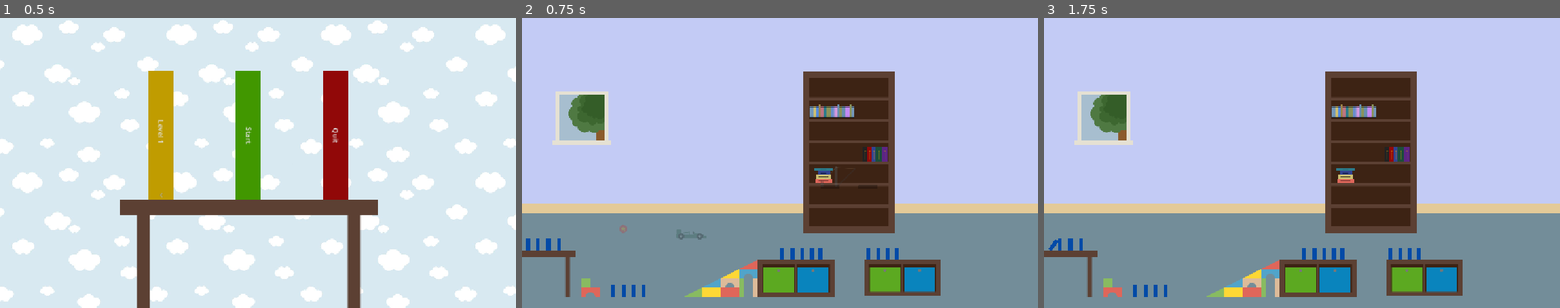
Above: before the commit, frames 1-3 (left to right).
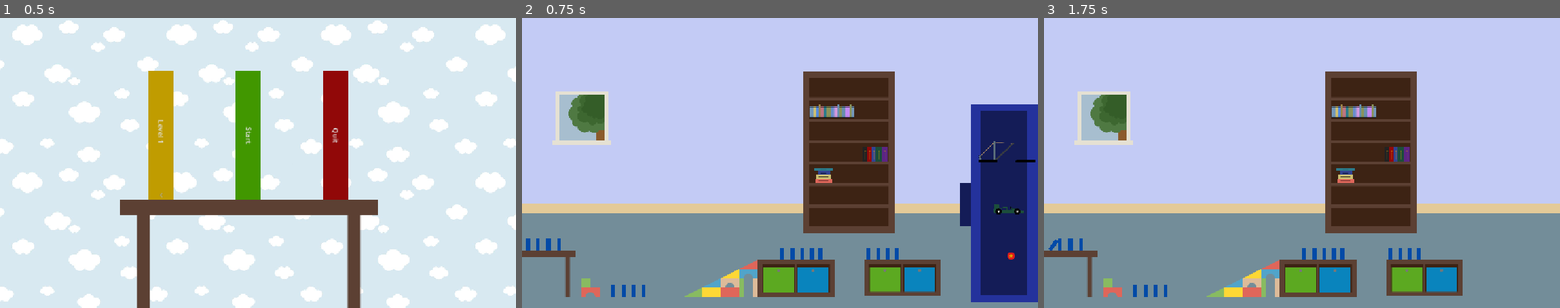
Above: after the commit, the same moments.

Repository: TimTich/toymino
Game: Godot game, scene res://Scripts/title_screen.tscn
The game is run twice, just before and just after one commit, with the same random seed, the same clock (stepped at 60 frames per second) and the same inputs. The engine's default icon, where the game draws it, is replaced by a stand-in: a white triangle on a blue panel in a dark square.
Inputs (mouse positions are in pixels of both pictures, inside the frame that each line leads up to):
- Up to frame 1 (0.5 s): no input
- Up to frame 2 (0.75 s): click "Start" at 0.5 s
- Up to frame 3 (1.75 s): tap Enter at 1.25 s; move the mouse to (1147, 229) at 1.27 s; press the mouse at (1147, 229) at 1.28 s; tap Space (start) at 1.55 s

Frame 1 is identical in both runs. In frame 2, 9.3% of the frame differs, in the area x 18-100%, y 29-98%; in frame 3, nothing differs.

Commit message:
scuffed ahh toolbox idc if all same branch gamejam style

Diff:
--- a/Levels/level1.tscn
+++ b/Levels/level1.tscn
@@ -12,6 +12,7 @@
 [ext_resource type="PackedScene" uid="uid://bj4mnvhospm4u" path="res://scenes/toys/ball/ball.tscn" id="5_pdma0"]
 [ext_resource type="Texture2D" uid="uid://65m2fvponf5p" path="res://Assets/Boek stapel 2.png" id="5_u2cfn"]
 [ext_resource type="PackedScene" uid="uid://bd72ravr51va2" path="res://scenes/toys/car/car.tscn" id="6_1jijn"]
+[ext_resource type="PackedScene" uid="uid://cxwi3y1ed04ae" path="res://scenes/toolbox.tscn" id="7_lr1ra"]
 [ext_resource type="PackedScene" uid="uid://dnra01utspb" path="res://scenes/environment/helling_middel/helling_middel.tscn" id="8_nq5j5"]
 [ext_resource type="PackedScene" uid="uid://ct7rn8x3oy06s" path="res://scenes/toys/hefbrug/hefbrug.tscn" id="8_ts5l0"]
 [ext_resource type="PackedScene" uid="uid://2trykf1six1w" path="res://scenes/environment/dozen/kort/opbergdozen_kort.tscn" id="9_nq5j5"]
@@ -94,6 +95,9 @@
 
 [node name="Objects" type="Node" parent="." unique_id=231676169]
 
+[node name="Toolbox" parent="Objects" unique_id=937079641 instance=ExtResource("7_lr1ra")]
+position = Vector2(1561, 342)
+
 [node name="StaticBody2D" type="StaticBody2D" parent="Objects" unique_id=189274120]
 position = Vector2(-123, 657)
 scale = Vector2(4.88, 1)
@@ -132,7 +136,7 @@
 position = Vector2(223, 616)
 
 [node name="Ball" parent="Objects" unique_id=710849021 instance=ExtResource("5_pdma0")]
-position = Vector2(330, 425)
+position = Vector2(1594, 513)
 can_sleep = false
 freeze = true
 
@@ -149,10 +153,10 @@
 position = Vector2(396, 626)
 
 [node name="Car" parent="Objects" unique_id=1451795916 instance=ExtResource("6_1jijn")]
-position = Vector2(552, 443)
+position = Vector2(1587, 362)
 
 [node name="Hefbrug" parent="Objects" unique_id=387914154 instance=ExtResource("8_ts5l0")]
-position = Vector2(996, 292)
+position = Vector2(1511, 209)
 scale = Vector2(0.5, 0.5)
 
 [node name="HellingMiddel" parent="Objects" unique_id=1422458205 instance=ExtResource("8_nq5j5")]
--- /dev/null
+++ b/scenes/toolbox.gd
@@ -0,0 +1,10 @@
+extends Node2D
+
+func _input(event: InputEvent) -> void:
+	if event.is_action("start"):
+		call_deferred("queue_free")
+
+func _on_toy_checker_area_exited(area: Area2D) -> void:
+	var area_parent = area.get_parent()
+	if area_parent is Toy:
+		area_parent.handle_legality()
--- /dev/null
+++ b/scenes/toolbox.tscn
@@ -0,0 +1,55 @@
+[gd_scene format=3 uid="uid://cxwi3y1ed04ae"]
+
+[ext_resource type="Script" uid="uid://ddd8i4rcoi4jy" path="res://scenes/toolbox.gd" id="1_i4si1"]
+
+[sub_resource type="Gradient" id="Gradient_r7a1c"]
+colors = PackedColorArray(0.078200005, 0.10874338, 0.34, 1, 0.078431375, 0.10980392, 0.34117648, 1)
+
+[sub_resource type="GradientTexture2D" id="GradientTexture2D_sqs0x"]
+gradient = SubResource("Gradient_r7a1c")
+width = 130
+height = 141
+
+[sub_resource type="Gradient" id="Gradient_vy400"]
+colors = PackedColorArray(0.14030002, 0.19509842, 0.61, 1, 0.14117648, 0.19607843, 0.6117647, 1)
+
+[sub_resource type="GradientTexture2D" id="GradientTexture2D_bqc7i"]
+gradient = SubResource("Gradient_vy400")
+width = 266
+height = 647
+
+[sub_resource type="Gradient" id="Gradient_eaymk"]
+colors = PackedColorArray(0.078200005, 0.10874338, 0.34, 1, 0.078431375, 0.10980392, 0.34117648, 1)
+
+[sub_resource type="GradientTexture2D" id="GradientTexture2D_8n8es"]
+gradient = SubResource("Gradient_eaymk")
+width = 150
+height = 600
+
+[sub_resource type="RectangleShape2D" id="RectangleShape2D_1os0n"]
+size = Vector2(267.5, 649.5)
+
+[node name="Toolbox" type="Node2D" unique_id=937079641]
+script = ExtResource("1_i4si1")
+
+[node name="Handle" type="Sprite2D" parent="." unique_id=1008998314]
+position = Vector2(-69, 4)
+texture = SubResource("GradientTexture2D_sqs0x")
+
+[node name="Box" type="Sprite2D" parent="." unique_id=363399291]
+position = Vector2(37, 0.5)
+texture = SubResource("GradientTexture2D_bqc7i")
+
+[node name="Inside" type="Sprite2D" parent="." unique_id=929772396]
+position = Vector2(9, -1.5)
+texture = SubResource("GradientTexture2D_8n8es")
+
+[node name="ToyChecker" type="Area2D" parent="." unique_id=741027350]
+collision_layer = 0
+collision_mask = 2
+
+[node name="CollisionShape2D" type="CollisionShape2D" parent="ToyChecker" unique_id=1271831883]
+position = Vector2(38.25, 0.75)
+shape = SubResource("RectangleShape2D_1os0n")
+
+[connection signal="area_exited" from="ToyChecker" to="." method="_on_toy_checker_area_exited"]
--- a/scenes/toys/ball/ball.tscn
+++ b/scenes/toys/ball/ball.tscn
@@ -22,6 +22,7 @@
 radius = 13.038404
 
 [node name="Ball" type="RigidBody2D" unique_id=710849021 node_paths=PackedStringArray("rigidbody")]
+collision_layer = 3
 collision_mask = 3
 mass = 5.0
 physics_material_override = SubResource("PhysicsMaterial_ovev1")
--- a/scenes/toys/car/car.tscn
+++ b/scenes/toys/car/car.tscn
@@ -101,6 +101,7 @@
 shape = SubResource("RectangleShape2D_8nlcp")
 
 [node name="GrabArea" parent="." unique_id=506054645 node_paths=PackedStringArray("target") instance=ExtResource("4_a78gx")]
+collision_layer = 3
 target = NodePath("..")
 
 [node name="CollisionShape2D" type="CollisionShape2D" parent="GrabArea" unique_id=216259263]
--- a/scenes/toys/car/grab_area.gd
+++ b/scenes/toys/car/grab_area.gd
@@ -5,6 +5,7 @@
 var default_layer: int
 var default_mask: int
 
+var hasbeenGrabbed := false
 var isGrabbing := false
 
 func _ready() -> void:
@@ -20,6 +21,8 @@
 		grab()
 	if event.is_action_released("select"):
 		release()
+		if hasbeenGrabbed:
+			target.handle_legality()
 
 func _physics_process(_delta: float) -> void:
 	if isGrabbing:
@@ -27,6 +30,7 @@
 
 func grab() -> void:
 	isGrabbing = true
+	hasbeenGrabbed = true
 	target.collision_layer = 0
 	target.light_mask = 0
 
--- a/scenes/toys/hefbrug/hefbrug.tscn
+++ b/scenes/toys/hefbrug/hefbrug.tscn
@@ -122,6 +122,7 @@
 disabled = true
 
 [node name="GrabArea" parent="." unique_id=506054645 node_paths=PackedStringArray("target") instance=ExtResource("8_jai2r")]
+collision_layer = 3
 target = NodePath("..")
 
 [node name="CollisionShape2D" type="CollisionShape2D" parent="GrabArea" unique_id=1618183466]
--- a/scenes/toys/toy.gd
+++ b/scenes/toys/toy.gd
@@ -14,7 +14,6 @@
 			placementCheckers.append(child)
 			child.stateChanged.connect(_on_placement_checker_state_changed)
 	check_legality()
-	handle_legality()
 
 func enter_play() -> void:
 	isInPlay = true
Not shown, added: scenes/toolbox.gd.uid
